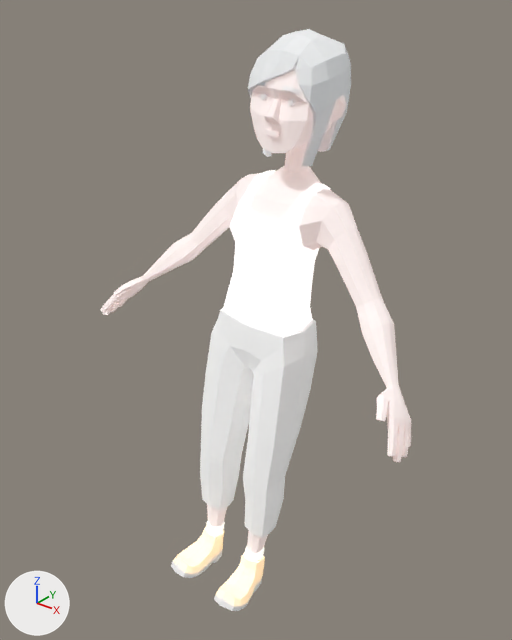
The glTF model assets/ui/talking.glb as it was, and as the next commit left it.
Before and after are seen from a 50 mm lens placed at (1.154, -1.537, 1.877), pointed at (-0.072, -0.005, 0.927). The axes (+X, +Y, +Z) are drawn at lower left. The lights are the same throughout. Where no turn or scale is listed for an object, it has been applied to the vertices.

In view in the first picture: 'Kira_Hair_A', 'Kira_Head_B', 'Kira_Pants_B', 'Kira_Shoes', 'Kira_Tank'.
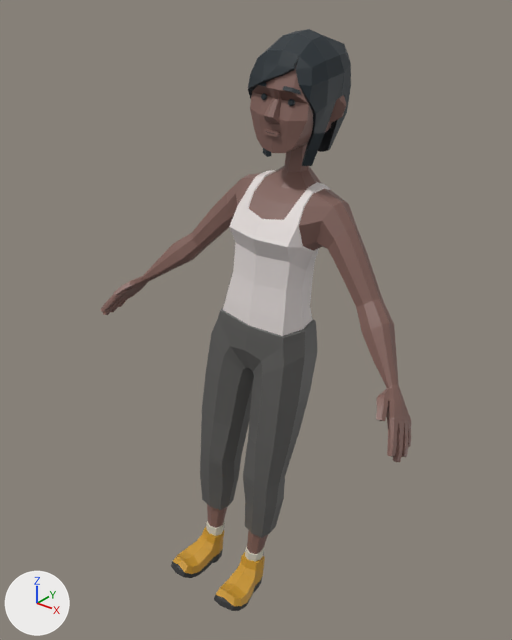
Where the change shows, as pixel boxes (x1, y1, x2, y2) in the pictures (512 x 640 px):
'Kira_Tank', recoloured: (101, 155, 411, 462) in both
'Kira_Pants_B', recoloured (white to grey): (200, 308, 318, 554) in both
'Kira_Hair_A', recoloured (white to black): (248, 29, 351, 166) in both
'Kira_Head_B', recoloured (white to brown): (250, 68, 347, 159) in both
'Kira_Shoes', recoloured (white to orange): (171, 521, 265, 611) in both

Edits to the bpy script that builds the scene:
```text
Change mat_mat_kira:
    where n0 = _N.new('ShaderNodeBsdfPrincipled'); n0.name = 'Principled BSDF'
    remove n0.inputs[1].default_value = 1.0  # 'Metallic'
    remove n0.inputs[2].default_value = 1.0  # 'Roughness'
    remove n0.inputs[28].default_value = 1.0  # 'Emission Strength'
    add n4 = _N.new('ShaderNodeMix'); n4.name = 'Mix'
    add n4.data_type = 'RGBA'
    add n4.blend_type = 'MULTIPLY'
    add n4.inputs[0].default_value = 1.0  # 'Factor'
    add n3 = _N.new('ShaderNodeVertexColor'); n3.name = 'Color Attribute'
    remove n3 = _N.new('ShaderNodeVertexColor'); n3.name = 'Color Attribute'
    where n2 = _N.new('ShaderNodeTexImage'); n2.name = 'Image Texture'
    remove _L.new(n2.outputs[0], n0.inputs[27])  # 'Color' to 'Emission Color'
    remove _L.new(n3.outputs[0], n0.inputs[0])  # 'Color' to 'Base Color'
    add _L.new(n4.outputs[2], n0.inputs[0])  # 'Result' to 'Base Color'
    add _L.new(n3.outputs[0], n4.inputs[7])  # 'Color' to 'B'
    add _L.new(n2.outputs[0], n4.inputs[6])  # 'Color' to 'A'
```
